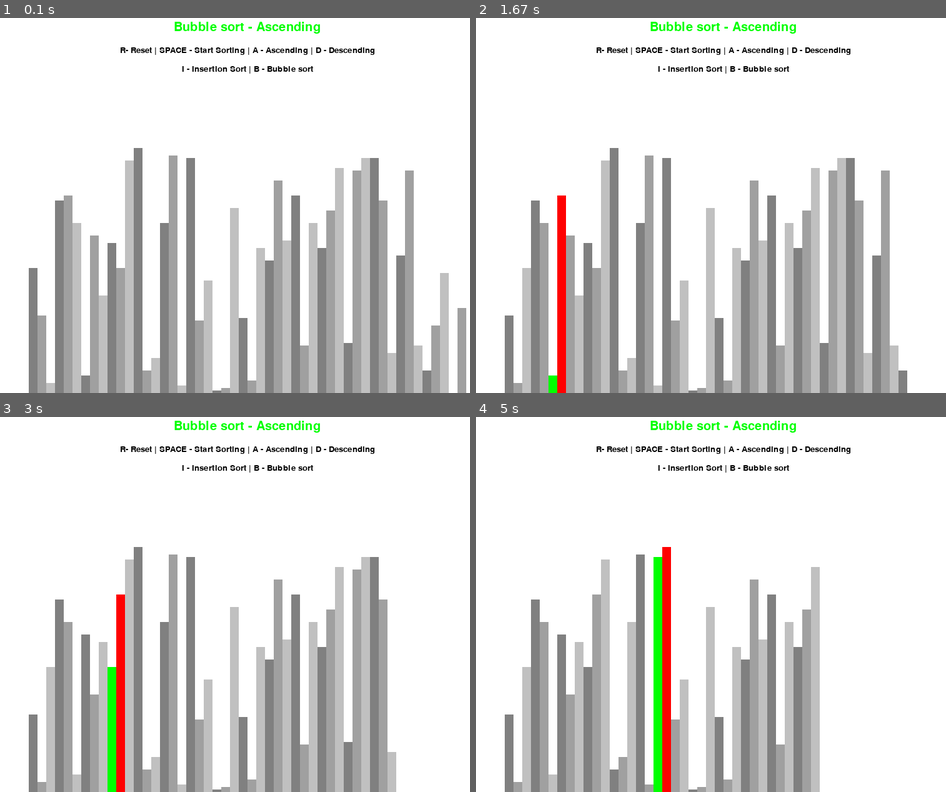
Above: before the commit, frames 1-4 (two rows, left to right).
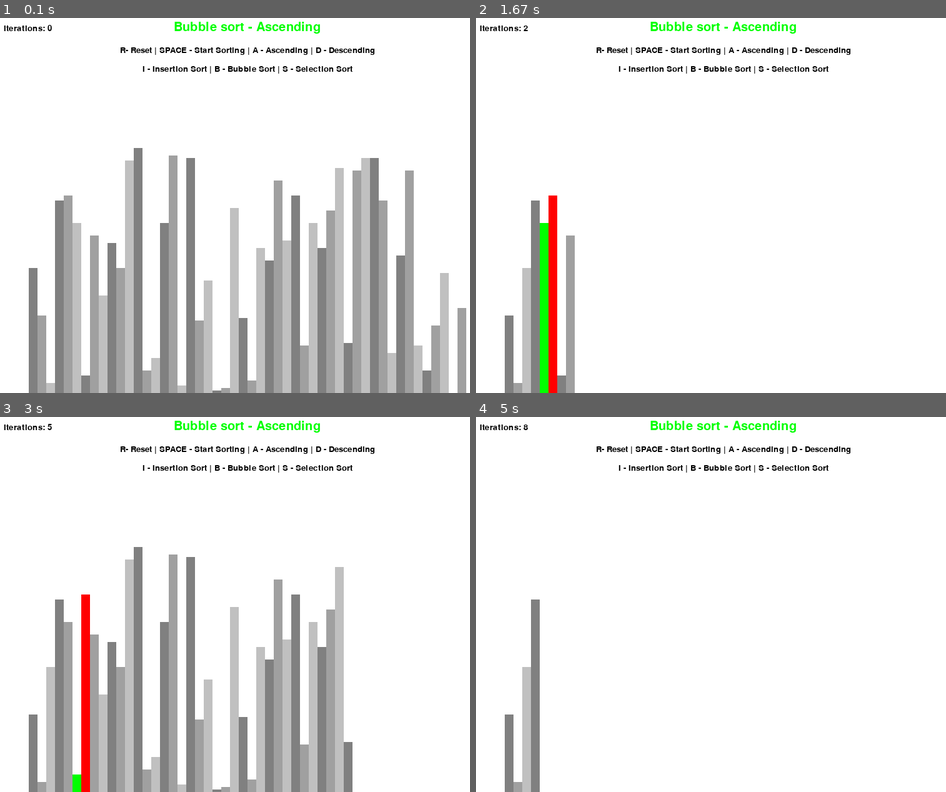
Above: after the commit, the same moments.

Repository: PhamjaminBen/Sorting-Algorithm-Visualizer-Pygame
Game: pygame game, started from main.py
The game is run twice, just before and just after one commit, with the same random seed, the same clock (stepped at 60 frames per second) and the same inputs.
Inputs:
- Up to frame 1 (0.1 s): no input
- Up to frame 2 (1.67 s): hold Space 0.33-0.8 s; hold D 0.33-0.8 s
- Up to frame 3 (3 s): no input
- Up to frame 4 (5 s): no input

The runs differ from the first frame. In frame 1, 0.5% of the frame differs, in the area x 0-75%, y 1-15%; in frame 2, 28%, in the area x 0-92%, y 2-100%; in frame 3, 8.4%; in frame 4, 21%.

Commit message:
quicksort mergesort

Diff:
--- /dev/null
+++ b/DrawInformation.py
@@ -0,0 +1,55 @@
+import pygame
+import math
+
+class DrawInformation:
+  '''
+  Class to be initialized at the beginning of the program
+  Passes values to itself such as width, height, unsorted list, etc.
+  Passed to all the different functions
+  '''
+
+  #Colors in RGB Representation
+  BLACK = 0,0,0
+  WHITE = 255,255,255
+  GREEN = 0,255,0
+  RED = 255,0,0
+  GREY = 128,128,128
+  BACKGROUND_COLOR = WHITE
+
+  GRADIENTS = [ #gradients used for the bars in the list
+    (128,128,128),
+    (160,160,160),
+    (192,192,192)
+  ]
+
+  FONT = pygame.font.SysFont('comicsans', 20)
+  LARGE_FONT = pygame.font.SysFont('comicsans',30)
+
+  SIDE_PAD = 100 #padding from the left and right, in pixels
+  TOP_PAD = 150 #padding from the top, in pixels
+
+  iterations = 0
+
+  def __init__(self, width: int, height: int, lst: list):
+    self.width = width
+    self.height = height
+
+    #create the window in pygame using width and height
+    self.window = pygame.display.set_mode((width,height))
+    pygame.display.set_caption("Sorting Algorithm Visualizer")
+
+    self.set_list(lst)
+
+  def set_list(self, lst: list):
+    '''
+    Sets attributes that are related to the list, so that they scale properly with the window size
+    '''
+    self.lst = lst
+    self.min_val = min(lst)
+    self.max_val = max(lst)
+
+    #calculates width and height of each bar
+    self.bar_width = round((self.width - self.SIDE_PAD) / len(lst))
+    self.bar_height = math.floor((self.height - self.TOP_PAD) / (self.max_val - self.min_val)) #Increment of height per value
+
+    self.start_x = self.SIDE_PAD // 2 #start drawing after the padding
--- a/main.py
+++ b/main.py
@@ -1,58 +1,10 @@
 import pygame
 import random
 import math
+
+from pygame.key import start_text_input
 pygame.init()
-
-class DrawInformation:
-  '''
-  Class to be initialized at the beginning of the program
-  Passes values to itself such as width, height, unsorted list, etc.
-  Passed to all the different functions
-  '''
-
-  #Colors in RGB Representation
-  BLACK = 0,0,0
-  WHITE = 255,255,255
-  GREEN = 0,255,0
-  RED = 255,0,0
-  GREY = 128,128,128
-  BACKGROUND_COLOR = WHITE
-
-  GRADIENTS = [ #gradients used for the bars in the list
-    (128,128,128),
-    (160,160,160),
-    (192,192,192)
-  ]
-
-  FONT = pygame.font.SysFont('comicsans', 20)
-  LARGE_FONT = pygame.font.SysFont('comicsans',30)
-
-  SIDE_PAD = 100 #padding from the left and right, in pixels
-  TOP_PAD = 150 #padding from the top, in pixels
-
-  def __init__(self, width: int, height: int, lst: list):
-    self.width = width
-    self.height = height
-
-    #create the window in pygame using width and height
-    self.window = pygame.display.set_mode((width,height))
-    pygame.display.set_caption("Sorting Algorithm Visualizer")
-
-    self.set_list(lst)
-
-  def set_list(self, lst: list):
-    '''
-    Sets attributes that are related to the list, so that they scale properly with the window size
-    '''
-    self.lst = lst
-    self.min_val = min(lst)
-    self.max_val = max(lst)
-
-    #calculates width and height of each bar
-    self.bar_width = round((self.width - self.SIDE_PAD) / len(lst))
-    self.bar_height = math.floor((self.height - self.TOP_PAD) / (self.max_val - self.min_val)) #Increment of height per value
-
-    self.start_x = self.SIDE_PAD // 2 #start drawing after the padding
+from DrawInformation import DrawInformation
 
 
 def generate_starting_list(n: int ,min_val: int, max_val: int) -> list:
@@ -80,8 +32,11 @@
   controls_text = draw_info.FONT.render("R- Reset | SPACE - Start Sorting | A - Ascending | D - Descending", 1, draw_info.BLACK)
   draw_info.window.blit(controls_text, (draw_info.width/2 - controls_text.get_width()/2, 45))
 
-  sorting_text = draw_info.FONT.render("I - Insertion Sort | B - Bubble sort", 1, draw_info.BLACK)
+  sorting_text = draw_info.FONT.render("I - Insertion Sort | B - Bubble Sort | S - Selection Sort", 1, draw_info.BLACK)
   draw_info.window.blit(sorting_text, (draw_info.width/2 - sorting_text.get_width()/2, 75))
+
+  stats_text = draw_info.FONT.render(f"Iterations: {draw_info.iterations}", 1, draw_info.BLACK)
+  draw_info.window.blit(stats_text, (10,10))
 
   draw_list(draw_info)
   pygame.display.update()
@@ -123,6 +78,7 @@
 
   for i in range(len(lst)-1):
     for j in range(len(lst)-1-i):
+      draw_info.iterations += 1
       num1 = lst[j]
       num2 = lst[j+1]
 
@@ -133,6 +89,94 @@
 
   return lst
 
+def insertion_sort(draw_info: DrawInformation, ascending = True):
+  '''
+  Algorithm for insertion sort visualization
+  '''
+  lst = draw_info.lst
+  for i in range(1,len(lst)):
+    key = lst[i]
+    j = i-1
+
+    while j >= 0 and ((key < lst[j] and ascending) or (key > lst[j] and not ascending)):
+      draw_info.iterations += 1
+      lst[j+1] = lst[j]
+      j -= 1
+
+    lst[j+1] = key
+    draw_list(draw_info, {j: draw_info.RED, i: draw_info.GREEN}, True)
+    yield True
+
+  return lst
+
+def quick_sort(draw_info: DrawInformation, ascending = True, low = None, high = None):
+  lst = draw_info.lst
+  if low == None:
+    low = 0
+    high = len(lst)-1
+
+  if(low < high):
+    p = partition(low,high,draw_info)
+    quick_sort(draw_info, ascending, low, p-1)
+    quick_sort(draw_info, ascending, p+1,high)
+
+
+
+
+def partition(low,high, draw_info: DrawInformation):
+  '''
+  Helper function for quicksort algorithm
+  Takes the last element as a pivot, and puts all elements smaller to the left and elements larger to the right
+  Does this in the range [low, high]
+  '''
+  arr = draw_info.lst
+  pivot_idx = low
+  pivot = arr[pivot_idx]
+
+
+  while low < high:
+    while low < len(arr) and arr[low] <= pivot:
+      low += 1
+      draw_info.iterations += 1
+      draw_list(draw_info, {low: draw_info.RED}, True)
+    while arr[high] > pivot:
+      draw_info.iterations += 1
+      high -= 1
+      draw_list(draw_info, {high: draw_info.RED}, True)
+
+    if low < high:
+      arr[low],arr[high] = arr[high], arr[low]
+      draw_list(draw_info, {high: draw_info.GREEN, low: draw_info.GREEN})
+
+  return high
+
+
+
+def selection_sort(draw_info: DrawInformation, ascending = True):
+  '''
+  Algorithm for selection sort visualization
+  '''
+  lst = draw_info.lst
+
+  for i in range(len(lst)):
+    extreme_pos = i
+
+    for j in range(i+1,len(lst)):
+      draw_info.iterations += 1
+      if (lst[j] < lst[extreme_pos] and ascending) or (lst[j] > lst[extreme_pos] and not ascending):
+        extreme_pos = j
+      draw_list(draw_info, {j: draw_info.RED}, True)
+
+    if extreme_pos != i:
+      lst[i], lst[extreme_pos] = lst[extreme_pos], lst[i]
+      draw_list(draw_info, {i: draw_info.GREEN, extreme_pos: draw_info.RED}, True)
+
+    yield True
+
+  return lst
+
+
+
 
 def main():
   '''
@@ -157,8 +201,8 @@
   draw(draw_info, sorting_algo_name, ascending)
 
   #main loop constantly running
+  clock.tick(100) #maximum # of times per second loop runs
   while run:
-    clock.tick(60) #maximum # of times per second loop runs
 
     #attempts to get the next iteration of the sorting algorithm, if error caught, then sorting is over
     if sorting:
@@ -183,6 +227,7 @@
         draw(draw_info, sorting_algo_name, ascending)
 
       elif event.key == pygame.K_SPACE and sorting == False:
+        draw_info.iterations = 0
         sorting = True
         sorting_algorithm_generator = sorting_algorithm(draw_info, ascending)
 
@@ -194,6 +239,33 @@
         ascending = False
         draw(draw_info, sorting_algo_name, ascending)
 
+      elif event.key == pygame.K_i and not sorting:
+        sorting_algorithm = insertion_sort
+        sorting_algo_name = "Insertion Sort"
+        sorting_algorithm_generator = None
+        # clock.tick(5)
+        draw(draw_info, sorting_algo_name, ascending)
+
+      elif event.key == pygame.K_b and not sorting:
+        sorting_algorithm = bubble_sort
+        sorting_algo_name = "Bubble Sort"
+        sorting_algorithm_generator = None
+        # clock.tick(5)
+        draw(draw_info, sorting_algo_name, ascending)
+
+      elif event.key == pygame.K_s and not sorting:
+        sorting_algorithm = selection_sort
+        sorting_algo_name = "Selection Sort"
+        sorting_algorithm_generator = None
+        # clock.tick(5)
+        draw(draw_info, sorting_algo_name, ascending)
+
+      elif event.key == pygame.K_q and not sorting:
+        sorting_algorithm = quick_sort
+        sorting_algo_name = "Quick Sort"
+        sorting_algorithm_generator = None
+        draw(draw_info, sorting_algo_name, ascending)
+
 
   pygame.quit()
 
Not shown, added: .project
Not shown, added: .pydevproject
